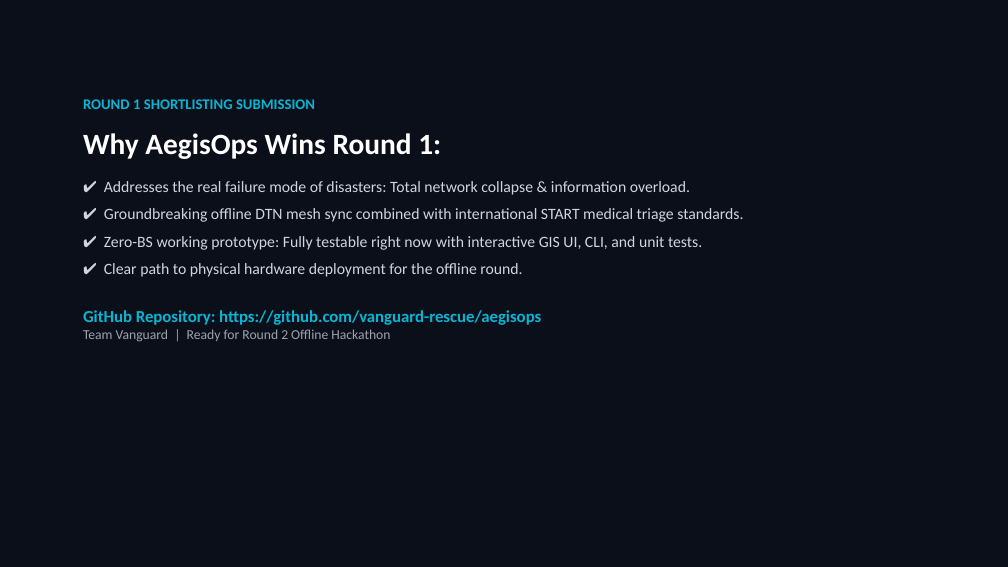
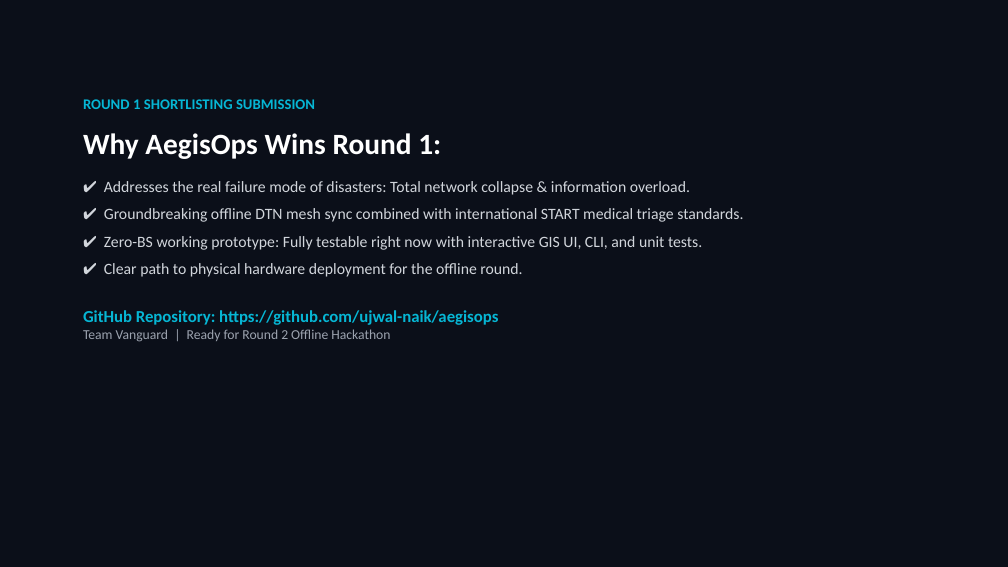
Before and after one commit to ujwal-naik/aegisops, a slide deck: slide 10 of AegisOps_Disaster_Coordination_Pitch.pptx. Drawn at 1008x567 pixels with LibreOffice and Linux fonts; fonts in the diff are those of the drawing. Boxes give left, top, right and bottom in pixels: in the first picture for what was removed or moved away, otherwise in the second. Text is boxed around its words. In the diff, an @@ line names an element or a change of style, - is before the commit and + after.

Commit message:
docs: update official repository URL to ujwal-naik/aegisops in README and presentation

```diff
--- a/AegisOps_Disaster_Coordination_Pitch.pptx
+++ b/AegisOps_Disaster_Coordination_Pitch.pptx
@@ text at box(83, 310, 498, 325): text changed @@
-GitHub Repository: https://github.com/vanguard-rescue/aegisops
+GitHub Repository: https://github.com/ujwal-naik/aegisops
```
Also in this commit, not shown: 2 other files.
